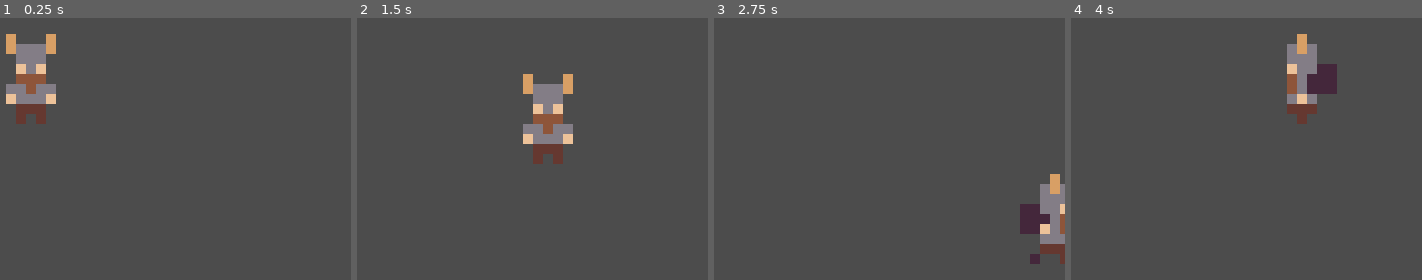
Above: before the commit, frames 1-4 (left to right).
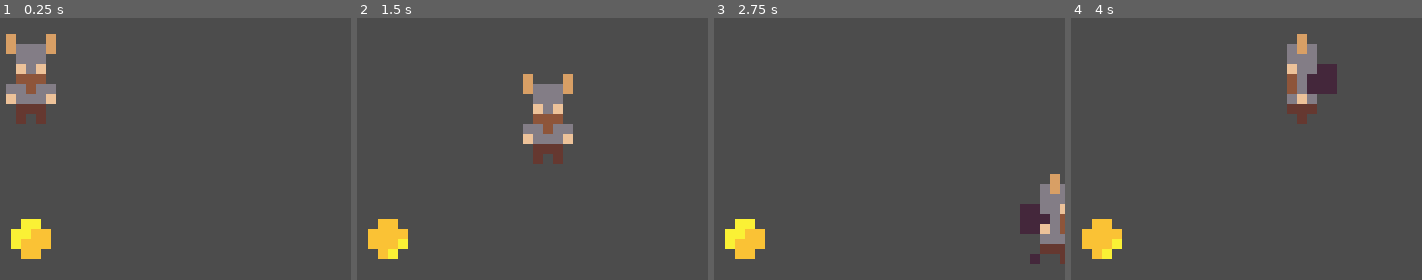
Above: after the commit, the same moments.

Repository: mattdibi/pac-viking
Game: Godot game, scene res://Main.tscn
The game is run twice, just before and just after one commit, with the same random seed, the same clock (stepped at 60 frames per second) and the same inputs.
Inputs:
- Up to frame 1 (0.25 s): no input
- Up to frame 2 (1.5 s): hold Right (ui_right) 0.53-1.28 s; hold Down (ui_down) from 1.28 s (still down)
- Up to frame 3 (2.75 s): release Down (ui_down) at 2.03 s; hold Right (ui_right) from 2.03 s (still down)
- Up to frame 4 (4 s): release Right (ui_right) at 2.78 s; hold Up (ui_up) 2.78-3.53 s; hold Left (ui_left) from 3.53 s (still down)

The runs differ from the first frame. In frame 1, 1.3% of the frame differs, in the area x 3-15%, y 76-92%; in frame 2, 1.3%; in frame 3, 1.3%; in frame 4, 1.3%.

Commit message:
Added basic coin placement and animation
Note: Coin pickup doesn't work

Diff:
--- /dev/null
+++ b/Coin.gd
@@ -0,0 +1,26 @@
+extends Area2D
+
+
+# Declare member variables here. Examples:
+# var a = 2
+# var b = "text"
+
+
+# Called when the node enters the scene tree for the first time.
+func _ready():
+	hide()
+
+
+func start(pos):
+	position = pos
+	show()
+	$AnimatedSprite.play()
+
+# Called every frame. 'delta' is the elapsed time since the previous frame.
+#func _process(delta):
+#	pass
+
+func _on_Coin_body_entered(body):
+	if (body.has_method("add_coin")):
+		body.add_coin()
+		queue_free()
--- /dev/null
+++ b/Coin.tscn
@@ -0,0 +1,35 @@
+[gd_scene load_steps=8 format=2]
+
+[ext_resource path="res://assets/art/coin/CoinAnimation3.png" type="Texture" id=1]
+[ext_resource path="res://assets/art/coin/CoinAnimation4.png" type="Texture" id=2]
+[ext_resource path="res://assets/art/coin/CoinAnimation1.png" type="Texture" id=3]
+[ext_resource path="res://assets/art/coin/CoinAnimation2.png" type="Texture" id=4]
+[ext_resource path="res://Coin.gd" type="Script" id=5]
+
+[sub_resource type="SpriteFrames" id=1]
+animations = [ {
+"frames": [ ExtResource( 3 ), ExtResource( 4 ), ExtResource( 1 ), ExtResource( 2 ) ],
+"loop": true,
+"name": "idle",
+"speed": 5.0
+} ]
+
+[sub_resource type="RectangleShape2D" id=2]
+extents = Vector2( 20.1716, 20.2893 )
+
+[node name="Coin" type="Area2D"]
+position = Vector2( 0, 0.144913 )
+script = ExtResource( 5 )
+__meta__ = {
+"_edit_group_": true
+}
+
+[node name="AnimatedSprite" type="AnimatedSprite" parent="."]
+scale = Vector2( 10, 10 )
+frames = SubResource( 1 )
+animation = "idle"
+
+[node name="CollisionShape2D" type="CollisionShape2D" parent="."]
+shape = SubResource( 2 )
+
+[connection signal="body_entered" from="." to="." method="_on_Coin_body_entered"]
--- a/Main.gd
+++ b/Main.gd
@@ -7,7 +7,7 @@
 # Called when the node enters the scene tree for the first time.
 func _ready():
 	$Player.start($PlayerStartPosition.position)
-
+	$Coin.start($CoinStartPosition.position)
 
 # Called every frame. 'delta' is the elapsed time since the previous frame.
 #func _process(delta):
--- a/Main.tscn
+++ b/Main.tscn
@@ -1,7 +1,8 @@
-[gd_scene load_steps=3 format=2]
+[gd_scene load_steps=4 format=2]
 
 [ext_resource path="res://Player.tscn" type="PackedScene" id=1]
 [ext_resource path="res://Main.gd" type="Script" id=2]
+[ext_resource path="res://Coin.tscn" type="PackedScene" id=3]
 
 [node name="Main" type="Node"]
 script = ExtResource( 2 )
@@ -10,3 +11,8 @@
 
 [node name="PlayerStartPosition" type="Position2D" parent="."]
 position = Vector2( 320, 240 )
+
+[node name="Coin" parent="." instance=ExtResource( 3 )]
+
+[node name="CoinStartPosition" type="Position2D" parent="."]
+position = Vector2( 320, 400 )
--- a/Player.gd
+++ b/Player.gd
@@ -4,7 +4,7 @@
 # Declare member variables here.
 export var speed = 200  # How fast the player will move (pixels/sec).
 var screen_size  # Size of the game window.
-
+var coins = 0 # Player score
 
 # Called when the node enters the scene tree for the first time.
 func _ready():
Not shown, added: assets/art/coin/CoinAnimation1.png.import
Not shown, added: assets/art/coin/CoinAnimation2.png.import
Not shown, added: assets/art/coin/CoinAnimation3.png.import
Not shown, added: assets/art/coin/CoinAnimation4.png.import
